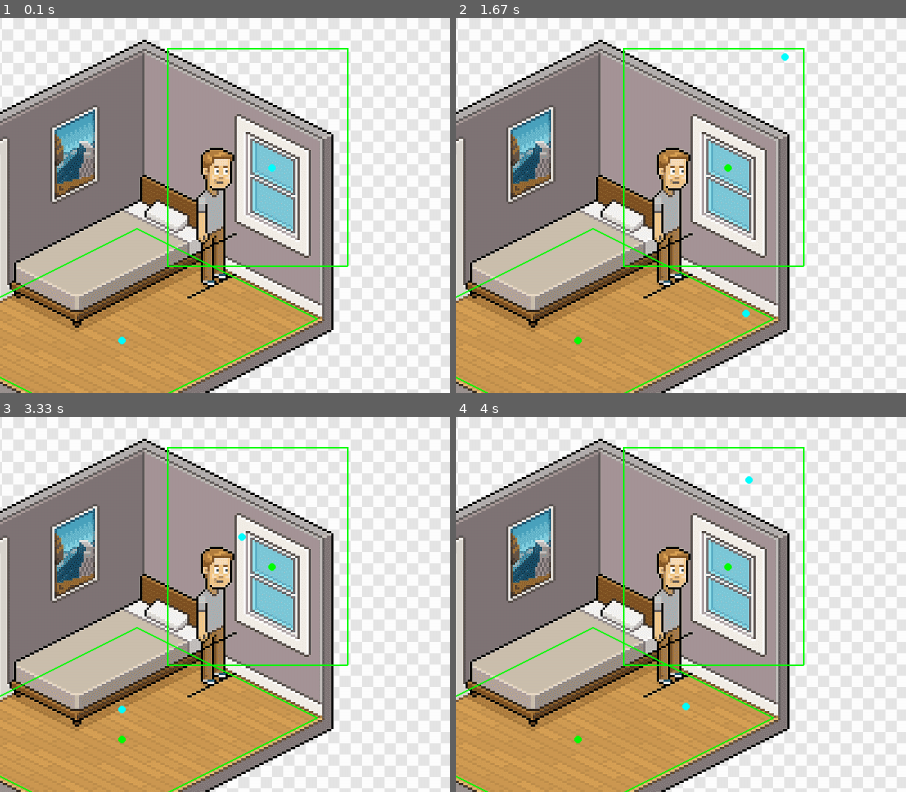
Above: before the commit, frames 1-4 (two rows, left to right).
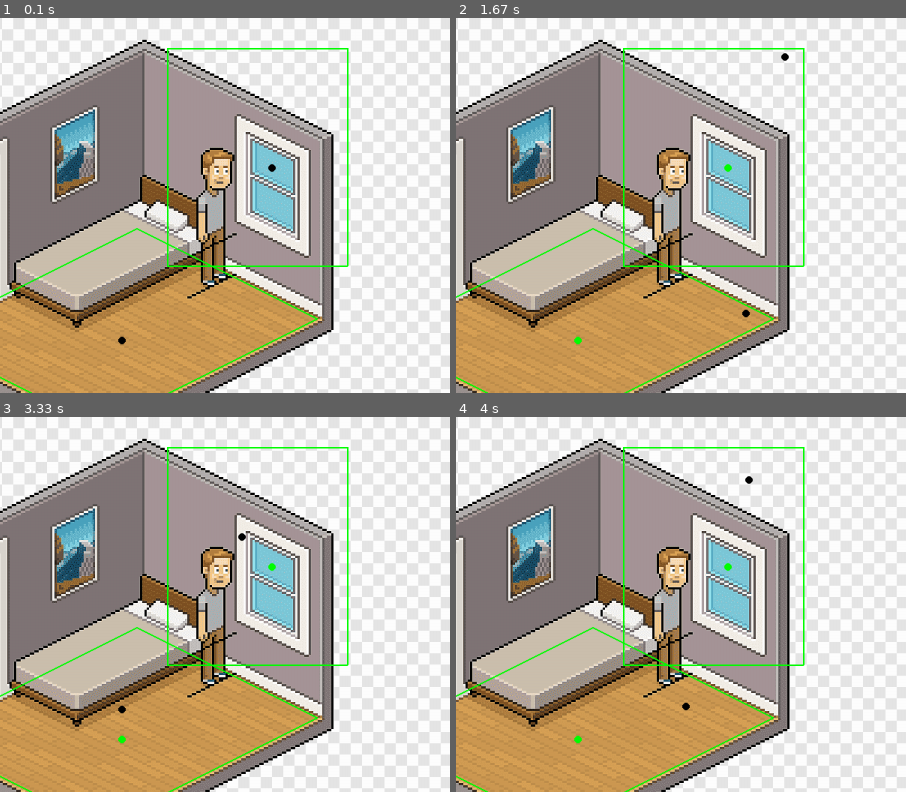
Above: after the commit, the same moments.

Repository: moises-dias/pygame-learning
Game: pygame game, started from movement_test.py
The game is run twice, just before and just after one commit, with the same random seed, the same clock (stepped at 60 frames per second) and the same inputs.
Inputs:
- Up to frame 1 (0.1 s): no input
- Up to frame 2 (1.67 s): hold Right 0.33-0.8 s; hold Up 0.83-1.13 s; hold Right 1.17-1.63 s
- Up to frame 3 (3.33 s): hold Left 1.67-2.2 s; hold Down 2.23-2.53 s; hold Left 2.57-2.97 s; hold Up from 3 s (still down)
- Up to frame 4 (4 s): release Up at 3.37 s; hold Right from 3.4 s (still down)
The pictures show only the part of the screen within x 25-75%, y 0-50%; the shares and areas given below are measured in that part.

The runs differ from the first frame. In frame 1, less than 0.1% of the frame differs, in the area x 26-62%, y 38-88%; in frame 2, less than 0.1%; in frame 3, less than 0.1%; in frame 4, less than 0.1%.

Commit message:
creating logic to move in isometric perspective

Diff:
--- a/movement_test.py
+++ b/movement_test.py
@@ -52,22 +52,47 @@
 
     keys = pygame.key.get_pressed()
 
+    keys_pressed = []
+
     if keys[pygame.K_LEFT]:
+        keys_pressed.append("left")
         new_walker_x_h -= velocity
         new_walker_y_h += velocity
         isometric_new_walker_x -= 2*velocity
     if keys[pygame.K_RIGHT]:
+        keys_pressed.append("right")
         new_walker_x_h += velocity
         new_walker_y_h -= velocity
         isometric_new_walker_x += 2*velocity
     if keys[pygame.K_UP]:
+        keys_pressed.append("up")
         new_walker_x_v -= velocity
         new_walker_y_v -= velocity
         isometric_new_walker_y -= velocity
     if keys[pygame.K_DOWN]:
+        keys_pressed.append("down")
         new_walker_x_v += velocity
         new_walker_y_v += velocity
         isometric_new_walker_y += velocity
+
+# usar alguma logica de 4 variaveis, left, right, down, up, e ir somando 1 nelas dependendo de q tecla foi pressionada
+# e de qual movimento adicionar (logica abaixo) e no final subtrair right - left, se tiver 2 pra esquerda o resultado
+# da negativo e ja movo pra esquerda
+
+    if len(keys_pressed) == 1:
+        key_pressed = keys_pressed[0]
+        if key_pressed == "left":
+            if not (x1 <= walker_x + new_walker_x_h + new_walker_x_v <= x2): # pode tirar o x2 dpois
+                if (new_walker_y_h + new_walker_y_v) > 0:
+                    new_walker_x_v += velocity
+                    new_walker_y_v += velocity
+                    isometric_new_walker_y += velocity
+            if not (y1 <= walker_y + new_walker_y_h + new_walker_y_v <= y2): # pode tirar o x2 dpois
+                if (new_walker_y_h + new_walker_y_v) > 0:
+                    new_walker_x_v -= velocity
+                    new_walker_y_v -= velocity
+                    isometric_new_walker_y -= velocity
+        # ajustar aqui os movimentos
 
 
     if  x1 <= walker_x + new_walker_x_h + new_walker_x_v <= x2 and y1 <= walker_y + new_walker_y_h + new_walker_y_v <= y2:
@@ -85,12 +110,13 @@
 
     square_to_draw = [(x, y) for x,y in squares[0]]
     square_point_to_draw = (walker_x, walker_y)
+
     # print(square_to_draw)
 
     pygame.draw.circle(screen, (0, 255, 0), square_point, 5)
     pygame.draw.circle(screen, (0, 255, 0), isometric_point, 5)
-    pygame.draw.circle(screen, (0, 255, 255), square_point_to_draw, 5)
-    pygame.draw.circle(screen, (0, 255, 255), (isometric_walker_x, isometric_walker_y), 5)
+    pygame.draw.circle(screen, (0, 0, 0), square_point_to_draw, 5)
+    pygame.draw.circle(screen, (0, 0, 0), (isometric_walker_x, isometric_walker_y), 5)
 
     for v in isometrics:
         pygame.draw.polygon(screen, (0, 255, 0), v, 2)
